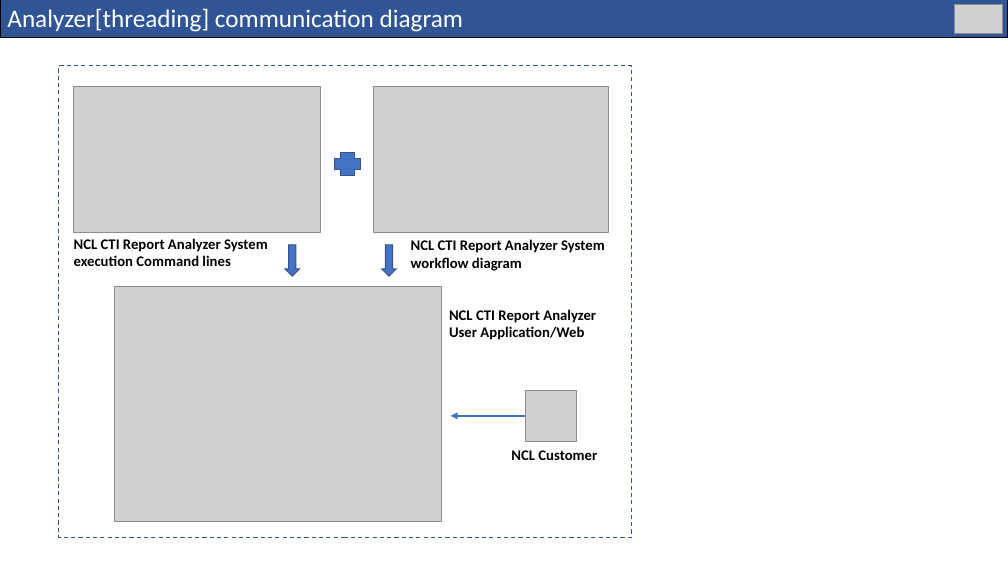
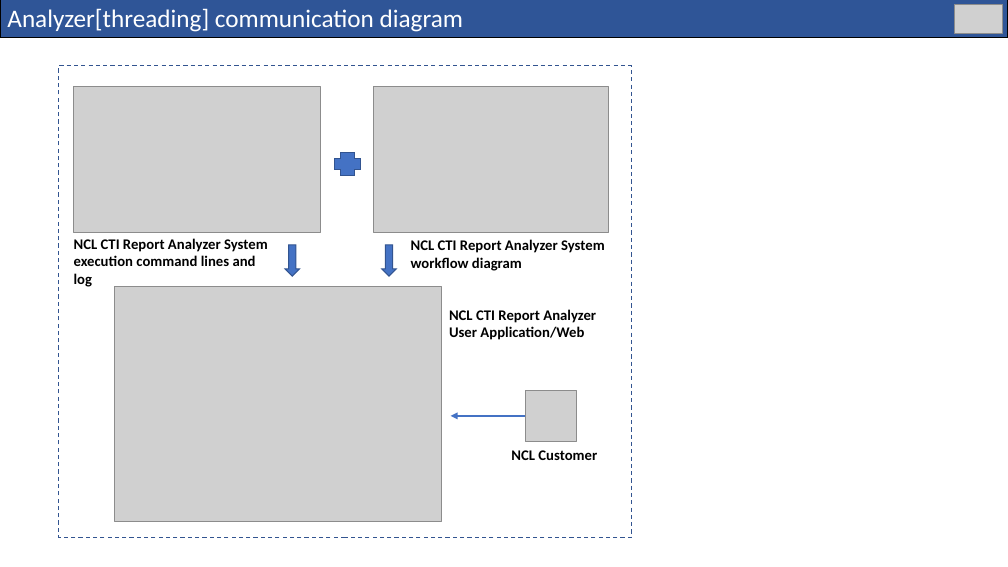
Before and after one commit to LiuYuancheng/CTI_Report_Analyzer, a slide deck: slide 2 of doc/deisgnDoc.pptx. Drawn at 1008x567 pixels with LibreOffice and Linux fonts; fonts in the diff are those of the drawing; grey boxes stand for pictures. Boxes give left, top, right and bottom in pixels: in the first picture for what was removed or moved away, otherwise in the second. Text is boxed around its words. In the diff, an @@ line names an element or a change of style, - is before the commit and + after.

```diff
--- a/doc/deisgnDoc.pptx
+++ b/doc/deisgnDoc.pptx
@@ text at bbox=[74, 238, 268, 287]: text changed @@
-NCL CTI Report Analyzer System execution Command lines
+NCL CTI Report Analyzer System execution command lines and log
```
Also in this commit, not shown: 2 other files.
